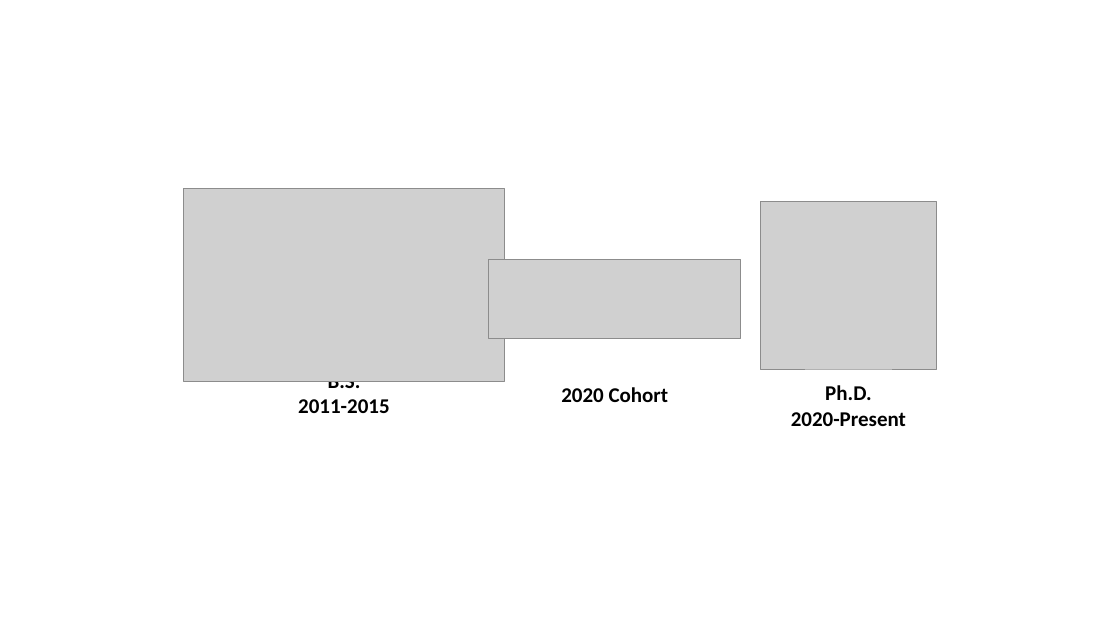
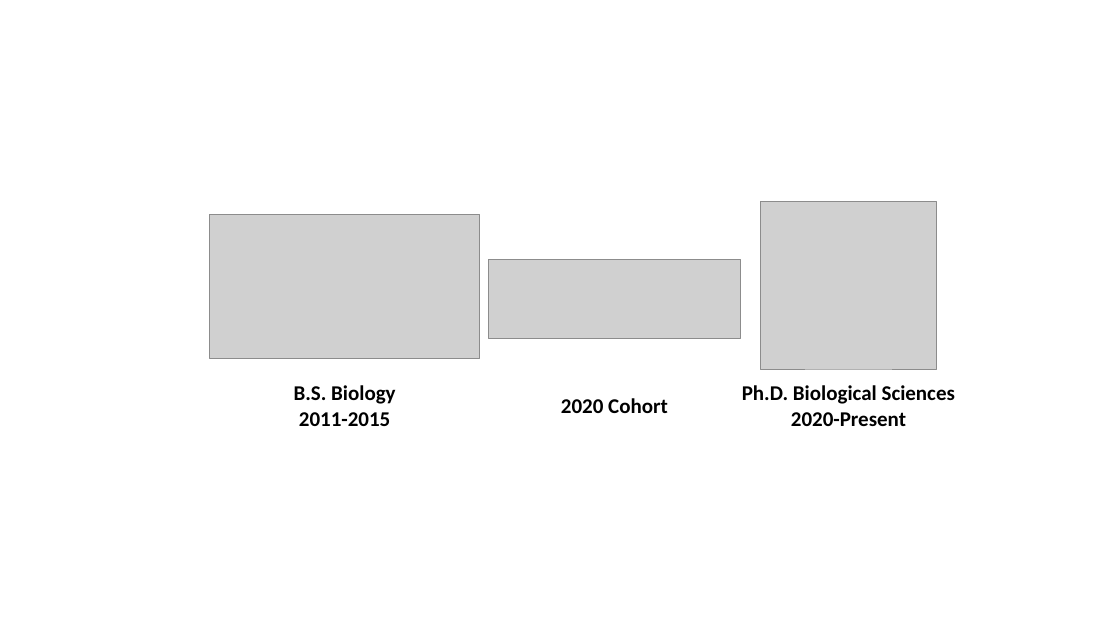
Before and after one commit to RamsesRosales/RamsesRosales, a slide deck: slide 1 of media/logos/UniversityLogos.pptx. Drawn at 1120x630 pixels with LibreOffice and Linux fonts; fonts in the diff are those of the drawing; grey boxes stand for pictures. Boxes give left, top, right and bottom in pixels: in the first picture for what was removed or moved away, otherwise in the second. Text is boxed around its words. In the diff, an @@ line names an element or a change of style, - is before the commit and + after.

```diff
--- a/media/logos/UniversityLogos.pptx
+++ b/media/logos/UniversityLogos.pptx
@@ picture resized from (x1=184, y1=189, x2=505, y2=381) to (x1=209, y1=214, x2=480, y2=358) @@
@@ text at (x1=294, y1=385, x2=396, y2=404): text changed @@
-B.S.
+B.S. Biology
@@ text "2020 Cohort" moved from (x1=561, y1=387, x2=669, y2=402) to (x1=561, y1=398, x2=668, y2=413) @@
@@ text "Ph.D. Biological Sciences" moved from (x1=791, y1=385, x2=906, y2=426) to (x1=742, y1=385, x2=955, y2=426) @@
@@ text at (x1=742, y1=385, x2=955, y2=404): text changed @@
-Ph.D.
+Ph.D. Biological Sciences
```
Also in this commit, not shown: 1 other file.
